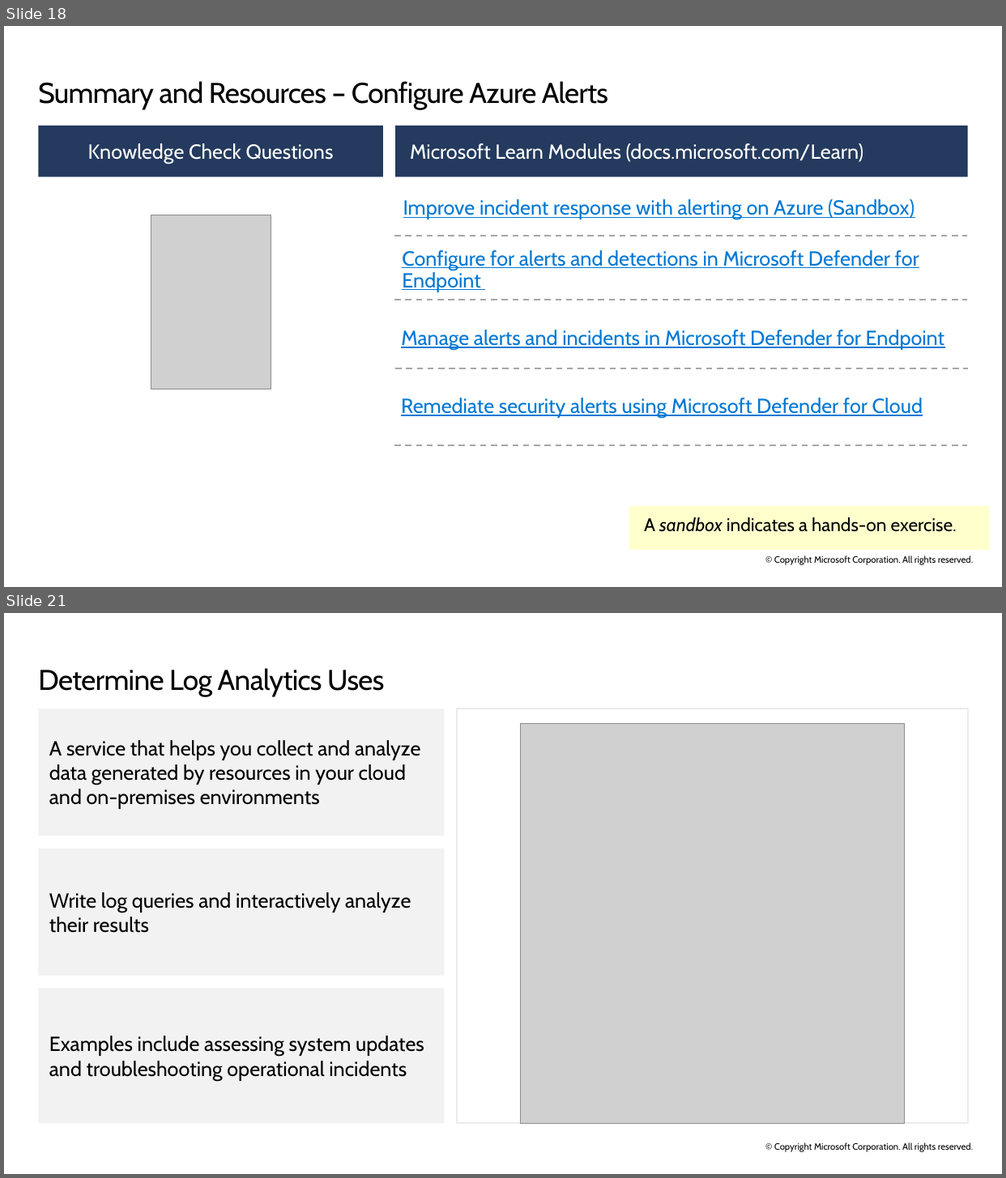
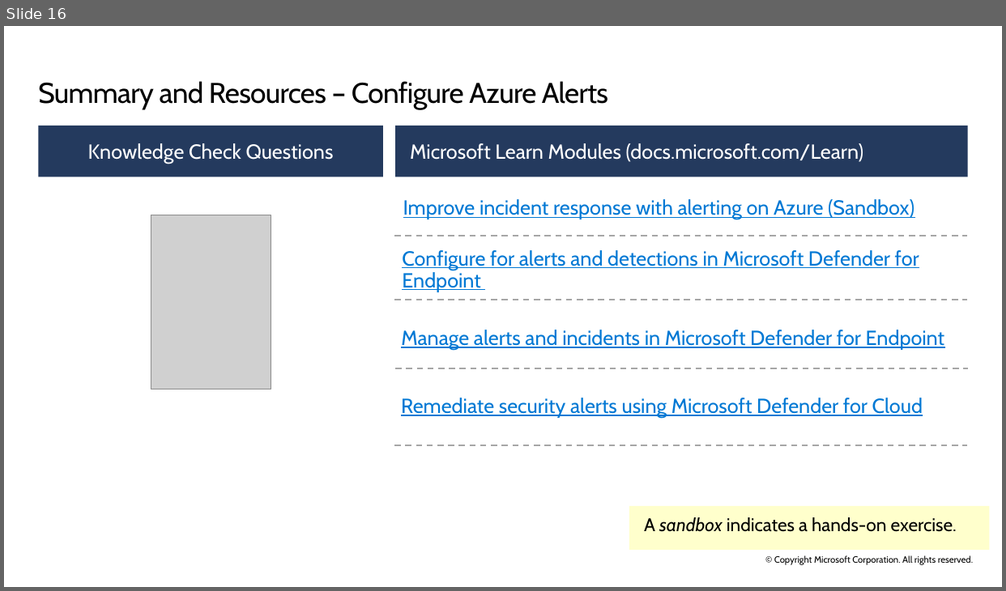
Before and after one commit to ryanpbetts/az-104-material, a slide deck: Slides/AZ-104T00A-ENU-PowerPoint_11 - done.pptx. Shown one above the other, each under a label of ours: slides 18 and 21 before the commit, slide 16 after it; the slides between them are not shown. The pictures are 1006x1178 and 1006x591 pixels, drawn with LibreOffice and Linux fonts; fonts in the diff are those of the drawing; grey boxes stand for pictures. Boxes give left, top, right and bottom in pixels: in the first picture for what was removed or moved away, otherwise in the second. Text is boxed around its words. In the diff, an @@ line names an element or a change of style, - is before the commit and + after.

```diff
--- a/Slides/AZ-104T00A-ENU-PowerPoint_11 - done.pptx
+++ b/Slides/AZ-104T00A-ENU-PowerPoint_11 - done.pptx
@@ slide 21 removed at bbox=[4, 613, 1002, 1174], background #FFFFFF; not listed: 1 template element that a slide beside it also shows @@
@@ title removed at bbox=[38, 668, 384, 697] @@
-Determine Log Analytics Uses
@@ rectangle removed at bbox=[39, 709, 445, 835] @@
-A service that helps you collect and analyze data generated by resources in your cloud and on-premises environments
@@ rectangle removed at bbox=[457, 709, 967, 1123] @@
@@ picture removed at bbox=[520, 723, 905, 1123] @@
@@ rectangle removed at bbox=[39, 849, 445, 976] @@
-Write log queries and interactively analyze their results
@@ rectangle removed at bbox=[39, 988, 445, 1123] @@
-Examples include assessing system updates and troubleshooting operational incidents
@@ what was slide 18 is now slide 16 @@
```
Also in this commit, not shown: 9 other slides removed, 3 other files.
